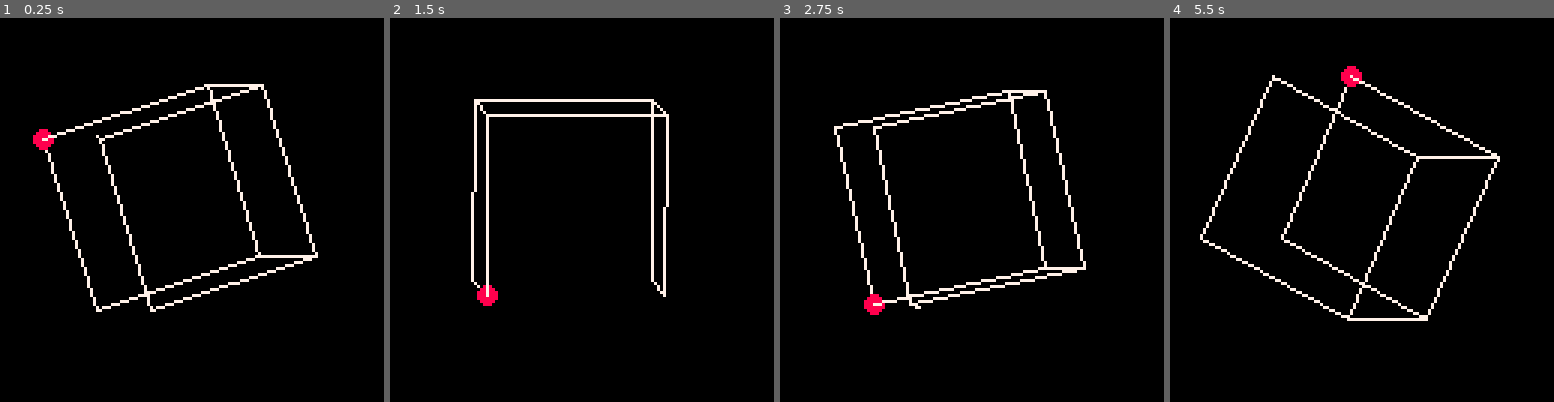
Above: before the commit, frames 1-4 (left to right).
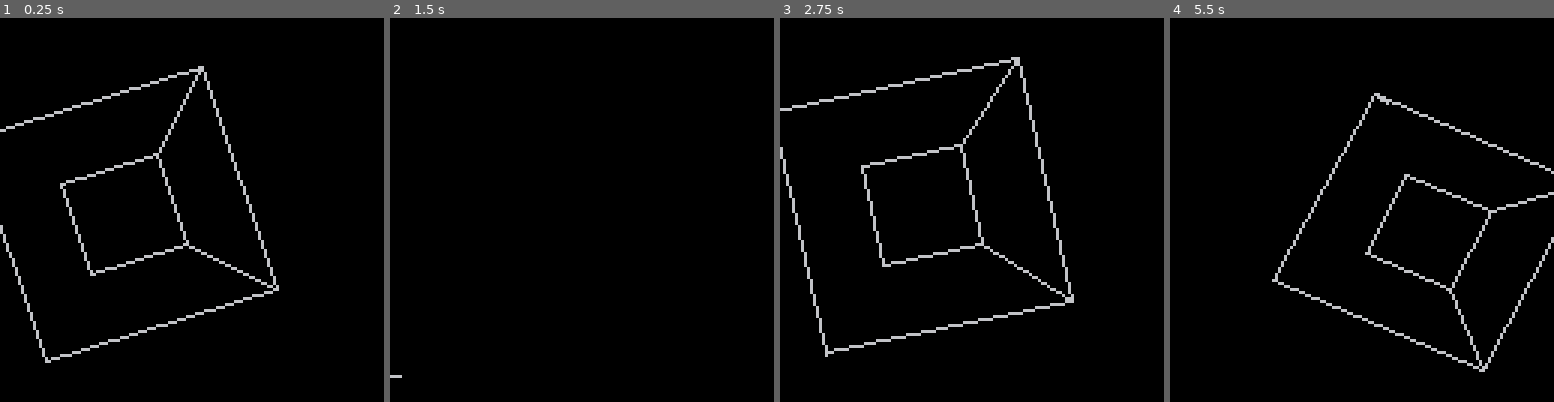
Above: after the commit, the same moments.

Repository: MiniMechMedia/pico8-games
Game: PICO-8 cartridge carts/graphics-with-pico8/game-template.p8
The game is run twice, just before and just after one commit, with the same random seed, the same clock (stepped at 60 frames per second) and the same inputs.
Inputs:
- Up to frame 1 (0.25 s): no input
- Up to frame 2 (1.5 s): tap X (X key) at 0.33, 1.07 s; tap O (Z key) at 0.7 s
- Up to frame 3 (2.75 s): hold Right 1.6-2.1 s; tap O (Z key) at 1.7, 2.1, 2.5 s; tap X (X key) at 1.85 s; hold Up 2.15-2.42 s; hold Right from 2.47 s (still down)
- Up to frame 4 (5.5 s): tap O (Z key) every 0.4 s from 2.9 to 5.3 s; tap X (X key) at 2.97, 4.08, 5.2 s; release Right at 3.03 s; hold Left 3.08-3.58 s; hold Down 3.63-3.97 s; hold Right 4.02-4.68 s; hold Up 4.73-5.03 s; hold Left from 5.08 s (still down)

The runs differ from the first frame. In frame 1, 5.7% of the frame differs, in the area x 0-83%, y 12-90%; in frame 2, 2.5%; in frame 3, 6.1%, in the area x 0-80%, y 10-89%; in frame 4, 5.2%.

Commit message:
ok let's try rendering faces

Diff:
--- a/carts/graphics-with-pico8/game-template.p8
+++ b/carts/graphics-with-pico8/game-template.p8
@@ -246,6 +246,11 @@
     {x = 0, y = 0, z = 0}, -- Vertex 0, moving down
 }
 
+math = {
+	cos=cos,
+	sin=sin
+}
+
 
 local square = {
 		{x=0,y=0},
@@ -269,10 +275,23 @@
 			z=point.z-.5
 		}
 
-	    line((p.z*sin(a)+cos(a)*cos(a)*p.x-cos(a)*sin(a)*p.y)*60+60,(sin(a)*p.x+cos(a)*p.y)*60+60,7)
-	    if count == 8 then
-		    circfill((p.z*sin(a)+cos(a)*cos(a)*p.x-cos(a)*sin(a)*p.y)*60+60,(sin(a)*p.x+cos(a)*p.y)*60+60,3,8)
-		end
+		x,y,z=p.x,p.y,p.z+1.2
+		x = (z * sin(a) + cos(a) * math.cos(a) * x - math.cos(a) * math.sin(a) * y)
+	    y = (math.sin(a) * x + math.cos(a) * y)
+
+		x,y=x/z,y/z
+
+	    -- line((p.z*sin(a)+cos(a)*cos(a)*p.x-cos(a)*sin(a)*p.y)*60+60,(sin(a)*p.x+cos(a)*p.y)*60+60,7)
+
+
+		x,y,z = x*60+60,y*60+60,z*60+60
+
+	    line(x,y)
+
+	    -- line((p.z*sin(a)+cos(a)*cos(a)*p.x-cos(a)*sin(a)*p.y)*60+60,(sin(a)*p.x+cos(a)*p.y)*60+60,7)
+	    -- if count == 8 then
+		--     circfill((p.z*sin(a)+cos(a)*cos(a)*p.x-cos(a)*sin(a)*p.y)*60+60,(sin(a)*p.x+cos(a)*p.y)*60+60,3,8)
+		-- end
 		-- flip()
 		-- yield()
 	end
--- a/carts/graphics-with-pico8/src/part1-square.lua
+++ b/carts/graphics-with-pico8/src/part1-square.lua
@@ -37,6 +37,11 @@
     {x = 0, y = 0, z = 0}, -- Vertex 0, moving down
 }
 
+math = {
+	cos=cos,
+	sin=sin
+}
+
 
 local square = {
 		{x=0,y=0},
@@ -53,6 +58,7 @@
 		count += 1
 		-- line(point.x*60+30, point.y*60+30)
 		a = t()/6
+
 		-- p = point
 		p = {
 			x=point.x-.5,
@@ -60,10 +66,23 @@
 			z=point.z-.5
 		}
 
-	    line((p.z*sin(a)+cos(a)*cos(a)*p.x-cos(a)*sin(a)*p.y)*60+60,(sin(a)*p.x+cos(a)*p.y)*60+60,7)
-	    if count == 8 then
-		    circfill((p.z*sin(a)+cos(a)*cos(a)*p.x-cos(a)*sin(a)*p.y)*60+60,(sin(a)*p.x+cos(a)*p.y)*60+60,3,8)
-		end
+		x,y,z=p.x,p.y,p.z+1.2
+		x = (z * sin(a) + cos(a) * math.cos(a) * x - math.cos(a) * math.sin(a) * y)
+	    y = (math.sin(a) * x + math.cos(a) * y)
+
+		x,y=x/z,y/z
+
+	    -- line((p.z*sin(a)+cos(a)*cos(a)*p.x-cos(a)*sin(a)*p.y)*60+60,(sin(a)*p.x+cos(a)*p.y)*60+60,7)
+
+
+		x,y,z = x*60+60,y*60+60,z*60+60
+
+	    line(x,y)
+
+	    -- line((p.z*sin(a)+cos(a)*cos(a)*p.x-cos(a)*sin(a)*p.y)*60+60,(sin(a)*p.x+cos(a)*p.y)*60+60,7)
+	    -- if count == 8 then
+		--     circfill((p.z*sin(a)+cos(a)*cos(a)*p.x-cos(a)*sin(a)*p.y)*60+60,(sin(a)*p.x+cos(a)*p.y)*60+60,3,8)
+		-- end
 		-- flip()
 		-- yield()
 	end
Not shown, changed: carts/graphics-with-pico8/plan.md
